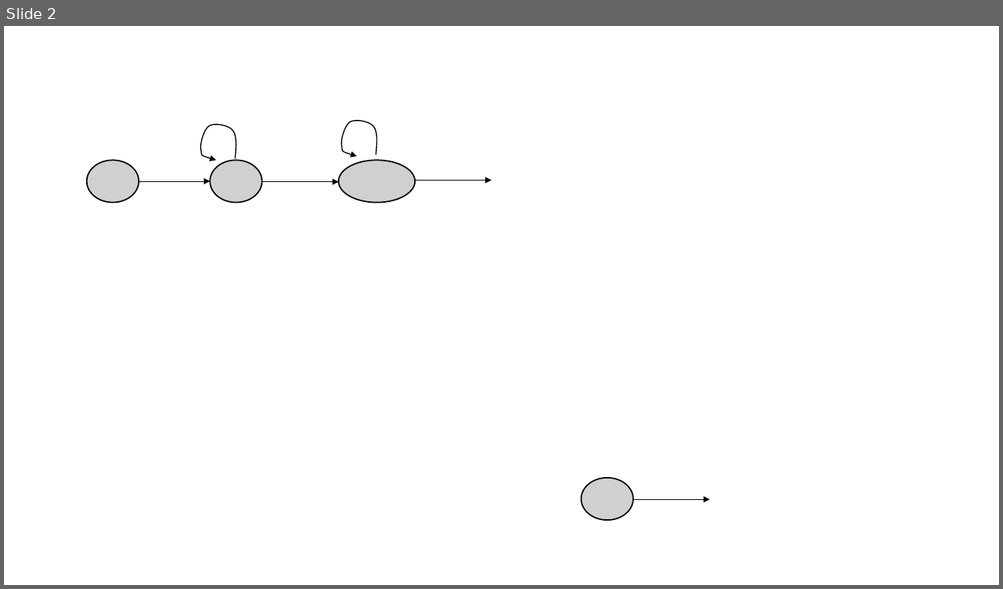
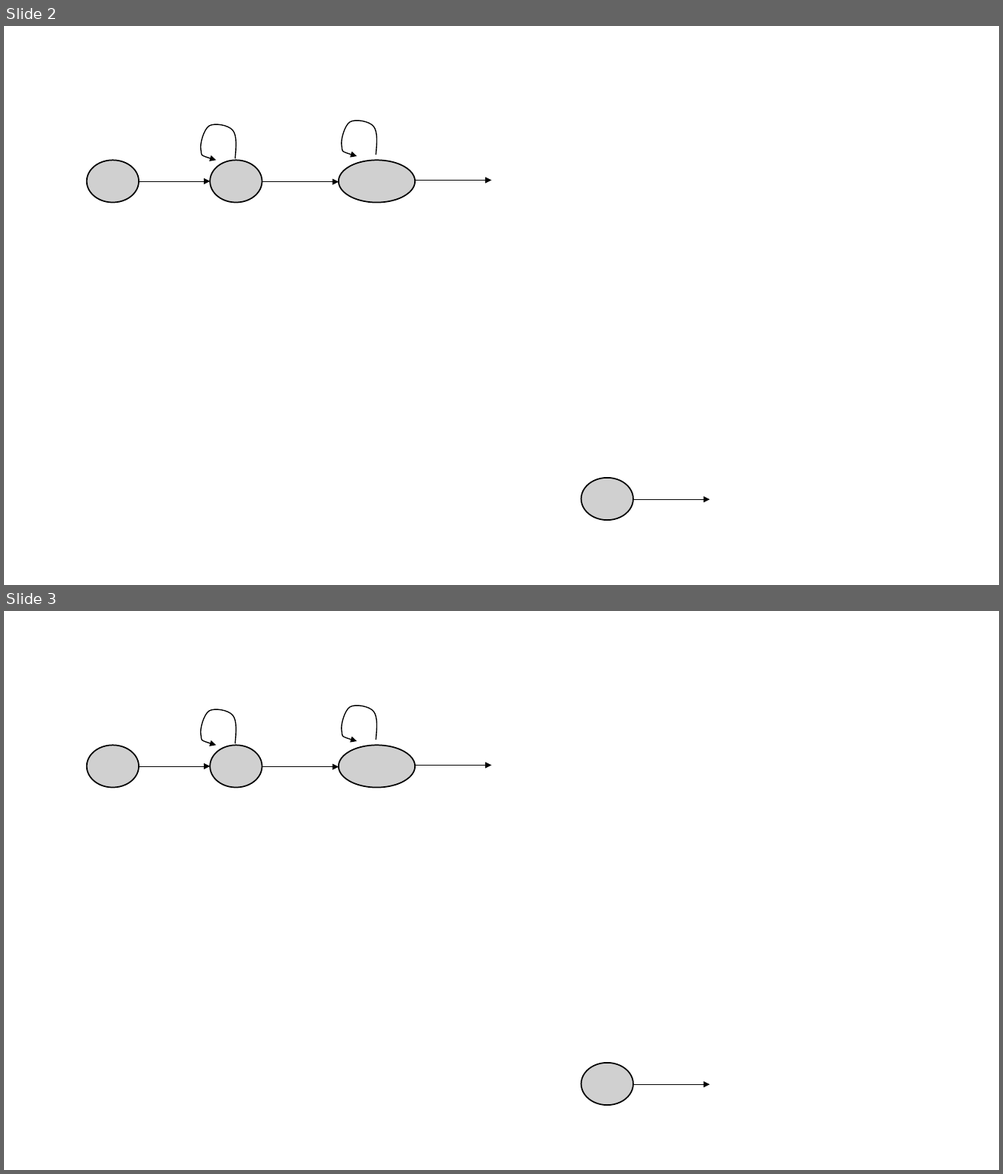
Before and after one commit to smturro2/ie-413, a slide deck: project/Graph.pptx. Shown one above the other, each under a label of ours: slide 2 before the commit, slides 2 and 3 after it. The pictures are 1003x589 and 1003x1174 pixels, drawn with LibreOffice and Linux fonts; fonts in the diff are those of the drawing; grey boxes stand for pictures. Boxes give left, top, right and bottom in pixels: in the first picture for what was removed or moved away, otherwise in the second. Text is boxed around its words. In the diff, an @@ line names an element or a change of style, - is before the commit and + after.

```diff
--- a/project/Graph.pptx
+++ b/project/Graph.pptx
@@ slide 3 added at <box>4,611,999,1170</box>, background #FFFFFF @@
@@ freeform shape added at <box>201,709,236,745</box>, outline #000000 1 pt @@
@@ freeform shape added at <box>341,706,376,741</box>, outline #000000 1 pt @@
@@ picture added at <box>87,745,139,788</box> @@
@@ picture added at <box>210,745,262,788</box> @@
@@ picture added at <box>338,745,415,788</box> @@
@@ arrow added from (415, 766) to (491, 766), #000000 0.5 pt @@
@@ arrow added from (133, 766) to (210, 766), #000000 0.5 pt @@
@@ arrow added from (262, 767) to (338, 767), #000000 0.5 pt @@
@@ picture added at <box>580,1063,633,1105</box> @@
@@ arrow added from (633, 1085) to (710, 1085), #000000 0.5 pt @@
```
Also in this commit, not shown: 1 other slide added, 1 slide removed, 2 other files.
